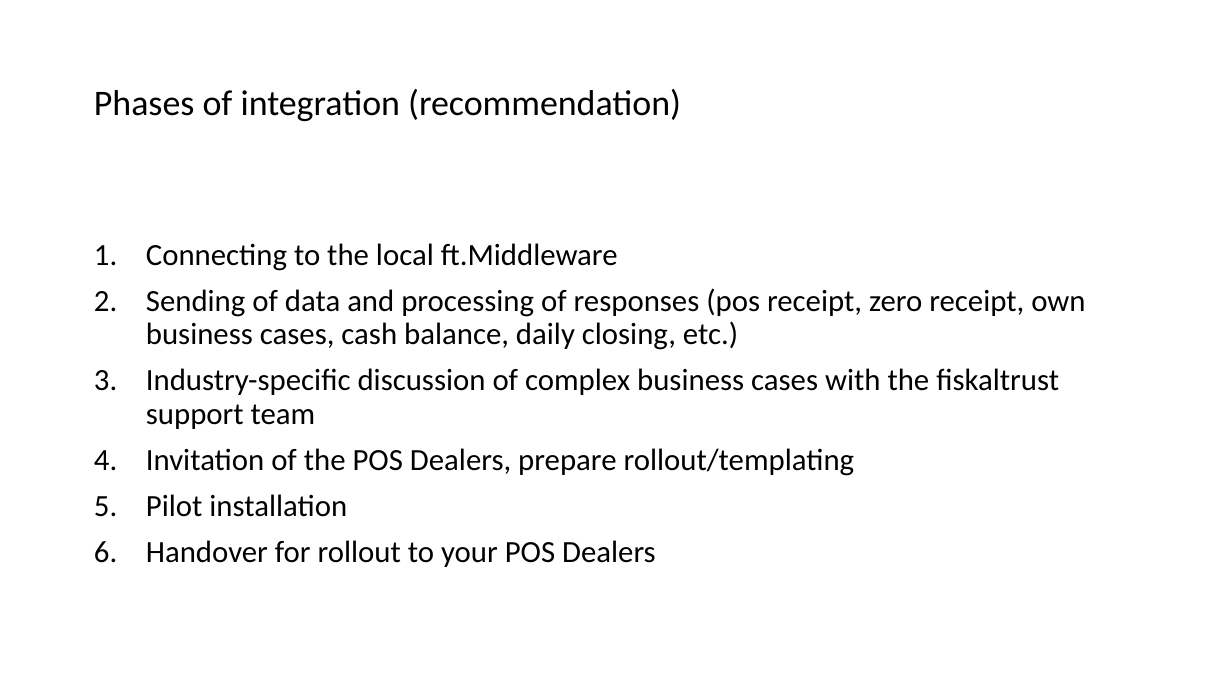
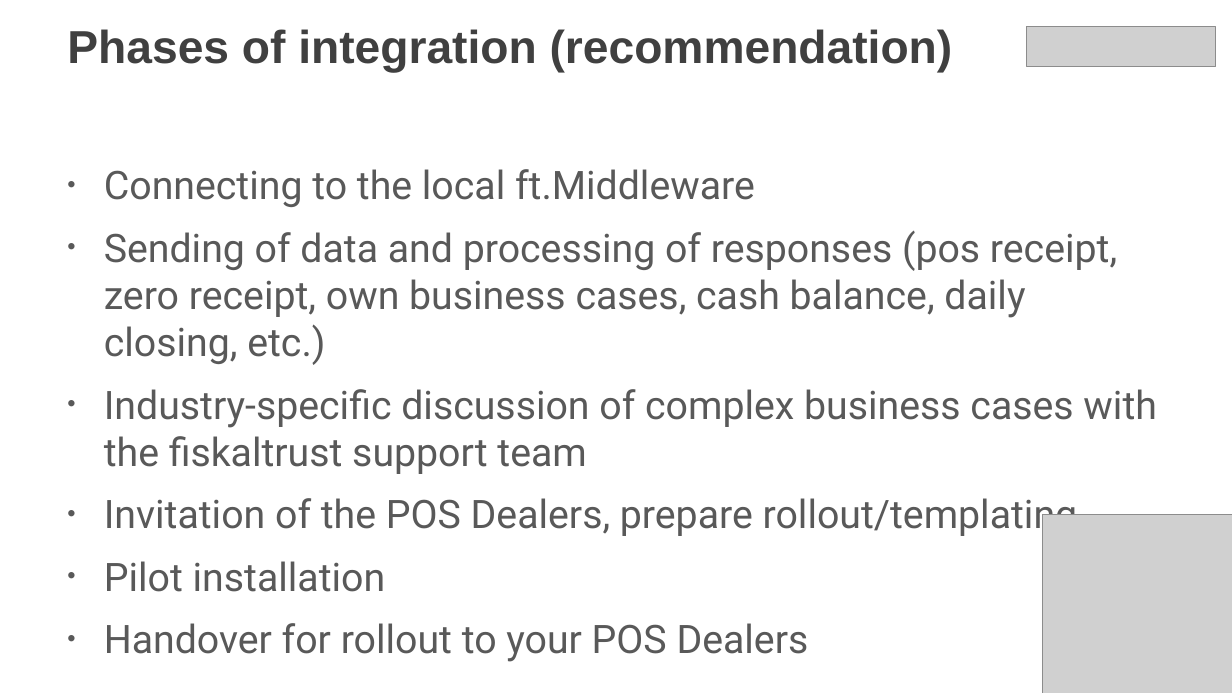
Before and after one commit to fiskaltrust/productdescription-de-doc, a slide deck: slide 22 of for-poscreators/presentation/media/lead-presentation-creator-en.pptx. Drawn at 1232x693 pixels with LibreOffice and Linux fonts; fonts in the diff are those of the drawing; grey boxes stand for pictures. Boxes give left, top, right and bottom in pixels: in the first picture for what was removed or moved away, otherwise in the second. Text is boxed around its words. In the diff, an @@ line names an element or a change of style, - is before the commit and + after.

```diff
--- a/for-poscreators/presentation/media/lead-presentation-creator-en.pptx
+++ b/for-poscreators/presentation/media/lead-presentation-creator-en.pptx
@@ title "Phases of integration (recommendation)": place and size @@
-title "Phases of integration (recommendation)" at [94, 89, 681, 121]
+title "Phases of integration (recommendation)" at [67, 29, 953, 73]
@@ title "Phases of integration (recommendation)" at [67, 29, 953, 73]: size 28 to 36 pt, font Calibri to Arial, text colour #000000 to #404040, bold on; vertical alignment middle to top @@
@@ picture added at [1027, 27, 1215, 67] @@
@@ text "Connecting to the local ft.Middleware": place and size @@
-text "Connecting to the local ft.Middleware" at [146, 243, 1085, 567]
+text "Connecting to the local ft.Middleware" at [104, 169, 1157, 662]
@@ text "Connecting to the local ft.Middleware" at [104, 169, 1157, 662]: size 24 to 30.6 pt, font Calibri to Roboto, text colour #000000 to #595959; bullet 1. to •; line spacing 0.9 to 1; more space between paragraphs @@
@@ picture added at [1043, 515, 1232, 693] @@
```
Also in this commit, not shown: 26 other slides changed, 3 slides added, 3 slides removed.
